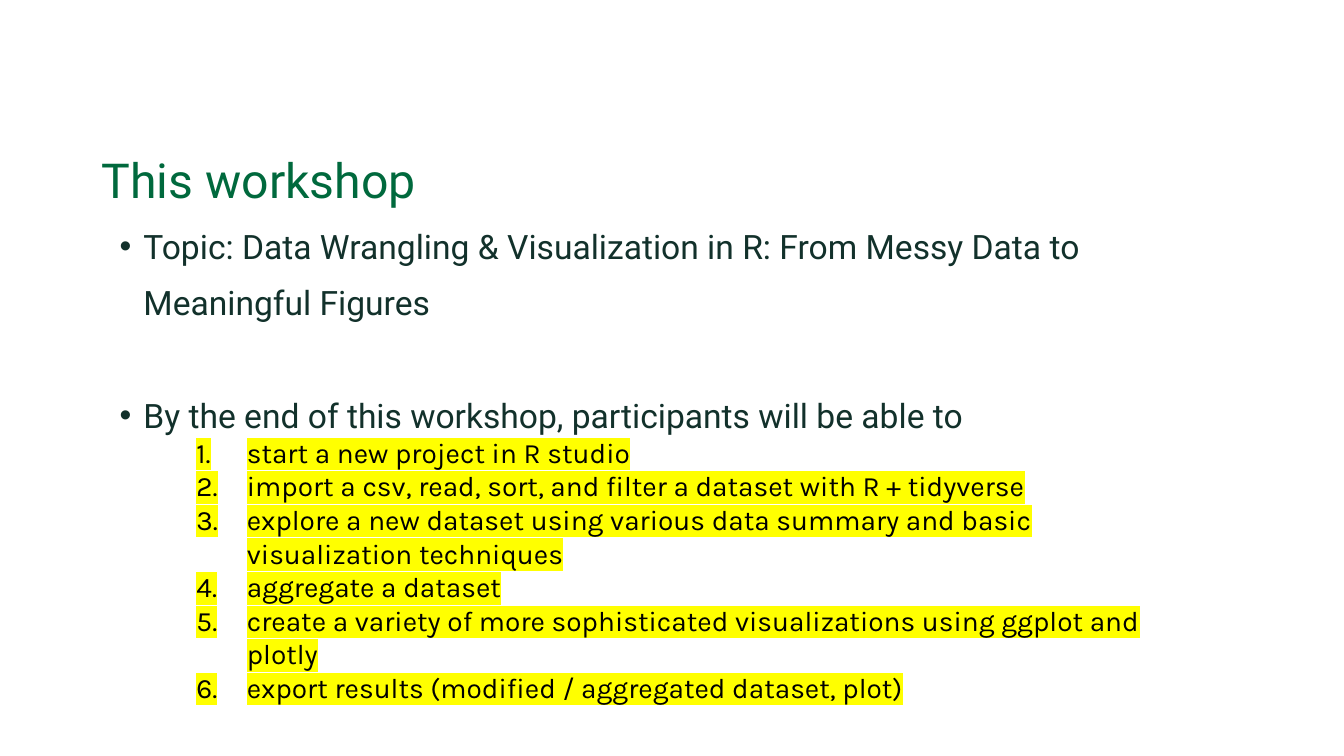
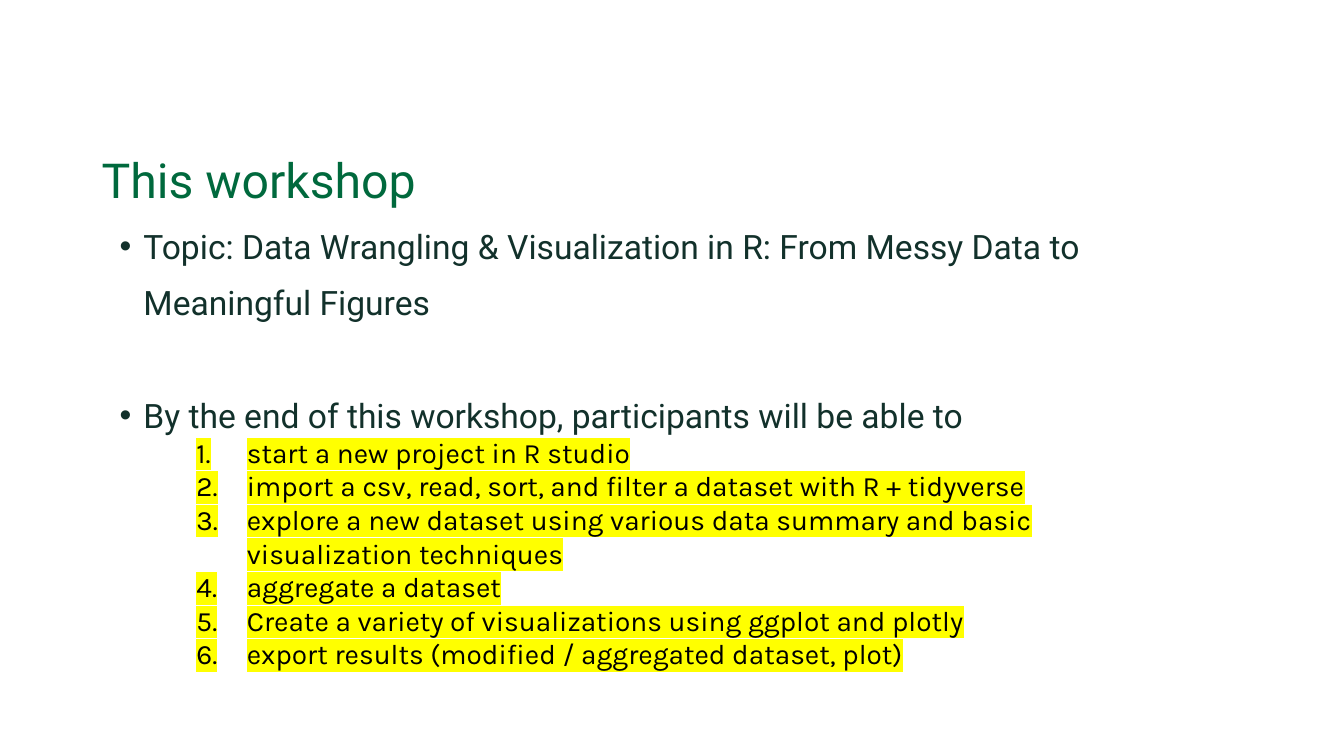
Before and after one commit to Dartmouth-Libraries/r-wrangle-viz_ws, a slide deck: slide 3 of slides/R_Data_Wrangling_and_Visualization.pptx. Drawn at 1344x756 pixels with LibreOffice and Linux fonts; fonts in the diff are those of the drawing; background and template pictures are left out. Boxes give left, top, right and bottom in pixels: in the first picture for what was removed or moved away, otherwise in the second. Text is boxed around its words. In the diff, an @@ line names an element or a change of style, - is before the commit and + after.

```diff
--- a/slides/R_Data_Wrangling_and_Visualization.pptx
+++ b/slides/R_Data_Wrangling_and_Visualization.pptx
@@ text at (x1=247, y1=605, x2=963, y2=638): text changed @@
-    5. create a variety of more sophisticated visualizations using ggplot and plotly
+    5. Create a variety of visualizations using ggplot and plotly
```
Also in this commit, not shown: 2 other slides changed, 15 other files.
